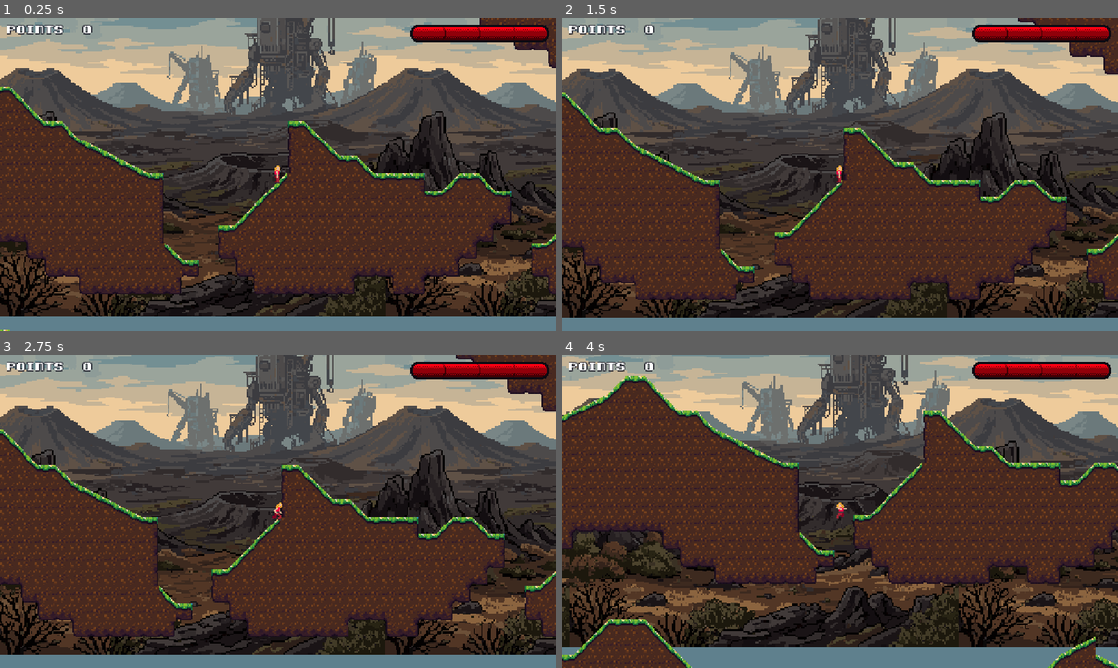
Above: before the commit, frames 1-4 (two rows, left to right).
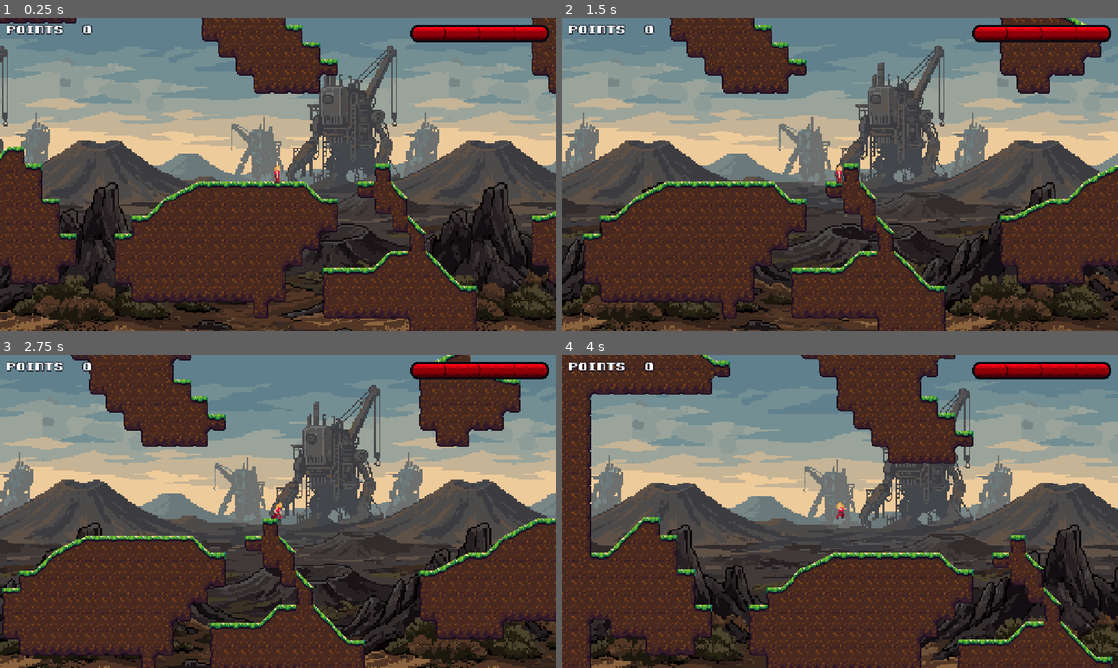
Above: after the commit, the same moments.

Repository: cygnuszwaan/objon
Game: Godot game, scene res://scenes/levels/level_1-1.tscn
Two runs of this game, one before a commit and one after it. Both use one fixed random seed, a clock stepped at 60 frames per second and the inputs below.
Inputs (mouse positions are in pixels of both pictures, inside the frame that each line leads up to):
- Up to frame 1 (0.25 s): no input
- Up to frame 2 (1.5 s): tap Enter at 0.5 s; move the mouse to (962, 158) at 0.52 s; hold D (move_right) 0.53-1.25 s; hold Space (jump) 0.53-1.25 s; click (962, 158) at 0.67 s; drag from (728, 190) to (845, 174) at 1.27 s
- Up to frame 3 (2.75 s): tap R (restart) at 2 s; move the mouse to (333, 442) at 2.02 s; hold D (move_right) from 2.03 s (still down); hold Space (jump) from 2.03 s (still down); tap J (kick) at 2.1 s
- Up to frame 4 (4 s): release D (move_right) at 2.75 s; release Space (jump) at 2.75 s; drag from (812, 574) to (673, 464) at 2.77 s; tap R (restart) at 3.5 s; move the mouse to (1006, 558) at 3.52 s; hold A (move_left) from 3.53 s (still down); hold Space (jump) from 3.53 s (still down)

The runs differ from the first frame. In frame 1, 75% of the frame differs, in the area x 0-100%, y 0-100%; in frame 2, 75%; in frame 3, 77%; in frame 4, 82%.

Commit message:
ledge hang fix

Diff:
--- a/scenes/levels/level_1-1.tscn
+++ b/scenes/levels/level_1-1.tscn
@@ -54,7 +54,7 @@
 
 [node name="Player" parent="." unique_id=61703917 instance=ExtResource("8_y0ep0")]
 z_index = 1
-position = Vector2(1000, 908)
+position = Vector2(616, 468)
 
 [node name="Collectibles" type="Node" parent="." unique_id=872633615]
 
--- a/scenes/player/player.gd
+++ b/scenes/player/player.gd
@@ -220,7 +220,6 @@
 @export var hang_forward_probe: float = 10.0     # how far ahead (at hand height) must be clear, and how far the wall/corner-finding rays sweep
 @export var hang_probe_rise: float = 6.0         # slight upward tilt on the forward clearance probe, like the original's diagonal ray
 @export var hang_headroom_check: float = 20.0    # how far up from the ledge point must be clear
-@export var hang_wall_probe_margin: float = 6.0  # how far behind the wall the corner-finding ray starts, to guarantee it actually crosses the wall face
 @export var hang_top_probe_margin: float = 8.0   # how far below hand height the corner-finding ray sweeps, to guarantee it actually crosses the ledge top
 @export var hang_hand_local_offset: Vector2 = Vector2(3.0, -7.0)
 	# measured from the "hang" sprite frame (16x16, AnimatedSprite2D "Centered" pivot assumed):
@@ -653,8 +652,8 @@
 					velocity.y = 0.0
 					velocity.x = 0.0
 					_skip_buffered_jump = true
-			elif Input.is_action_just_pressed("climb_up"):
-				_begin_mantle()
+			elif Input.is_action_just_pressed("climb_up") or (hang_style == HangStyle.LEDGE and Input.is_action_just_pressed("move_right" if hang_facing > 0.0 else "move_left")):
+				_begin_mantle()  # a ledge hang also mantles on a fresh press toward the wall; holding it through the grab does not
 			elif hang_style == HangStyle.CATWALK_UNDER:
 				_update_brachiate(input_dir, delta)
 	elif is_swimming:
@@ -1610,27 +1609,25 @@
 	}
 
 func _find_ledge_corner(facing: float) -> Vector2:
-	# locates the actual physical ledge corner (wall face x, ledge top y), rather than just
-	# using wherever move_and_slide happened to leave the body — this is what makes the hang
-	# position precise instead of a rough guess.
+	# locates the physical ledge corner (wall face x, ledge top y) for the hang position, rather than just
+	# using wherever move_and_slide happened to leave the body: the ledge top comes from a ray, the wall face
+	# from the body's own contact with the wall (see below).
 	#
 	# Returns Vector2.INF (check with is_finite()) when no ledge top is found within reach.
-	# The caller must NOT grab in that case. This used to fall back to "assume the ledge top is at
-	# hand height", which produced the floating-hang bug: if the body's feet were brushing the top
-	# corner of a wall, the real ledge top was 8-15px BELOW the hand — beyond the top ray's reach —
-	# so the ray missed, the fallback put the anchor at hand height, and the player latched onto
-	# empty air nearly a tile above the actual edge. (The wall-face x below still has an
-	# extrapolated fallback; that one is load-bearing for the tuned hang_grip_inset /
-	# mantle_offset.x values, so it is intentionally left alone.)
+	# The caller must NOT grab in that case. (Falling back to "assume the ledge top is at hand height" put the
+	# anchor on empty air nearly a tile above the actual edge whenever the body's feet were brushing the top
+	# corner of a wall, so the real ledge top sat 8-15px below the hand, beyond the top ray's reach.)
 	var space_state := get_world_2d().direct_space_state
 	var hand_pos := global_position + Vector2(0.0, hang_hand_local_offset.y)
 
-	# find the wall's face: sweep from behind the wall, at hand height, toward the facing direction
-	var wall_from := hand_pos - Vector2(facing * hang_wall_probe_margin, 0.0)
-	var wall_to := hand_pos + Vector2(facing * hang_forward_probe, 0.0)
-	var wall_query := PhysicsRayQueryParameters2D.create(wall_from, wall_to, hang_probe_mask, [self])
-	var wall_hit := space_state.intersect_ray(wall_query)
-	var wall_face_x: float = wall_hit.position.x if wall_hit else (hand_pos.x + facing * hang_forward_probe)
+	# The wall-face x is hand_pos.x + facing * hang_forward_probe: the grab only runs while the body is in contact with the
+	# wall (is_on_wall()), so the player is already flush against it and the hang keeps the player's x. hang_grip_inset and
+	# hang_hand_local_offset are tuned against exactly this value. A ray at hand height must not replace it: the hand is
+	# within a pixel of the ledge top at the jump apex, so whether such a ray hits the wall at all depends on which side of the
+	# top the hand is on, and a hit gives the true face, 8 px nearer than this value for a flush player, which shoved the
+	# player off the wall and left the hands on air (it also reads a face that leans away as farther than the body that is
+	# touching it lower down).
+	var wall_face_x: float = hand_pos.x + facing * hang_forward_probe
 
 	# find the ledge's top surface: sweep down from above it, at the far-side probe x
 	var probe_x := hand_pos.x + facing * hang_forward_probe
Not shown, changed: .DS_Store
Not shown, changed: docs/player.md
Not shown, added: ledge_hang_mantle_on_heading.patch
Not shown, changed: scenes/.DS_Store
Not shown, removed: wall_overlap.patch
